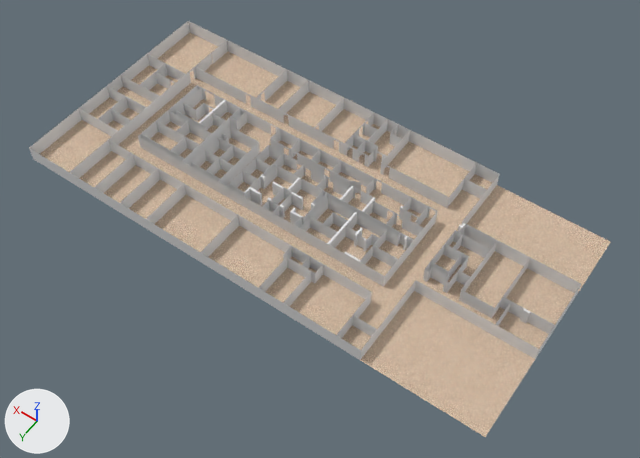
The Blender file models/bo-f1/bolin-f1.blend as it was, and as the next commit left it.
Before and after are seen from a 50 mm camera at (-317.0, 430.0, 637.0) aimed at (-22.0, 16.0, -12.0). The lights are fixed; the arrows at lower left show +X, +Y and +Z.

Script lines for the objects in view, before the commit:
```python
me_plane_001 = bpy.data.meshes.new('Plane.001')
me_plane_001.from_pydata(...)  # 746 vertices, 524 faces; spans x -1.0..1.0, y -1.0..1.0, z 0.0..16.0
# faces by material slot: [92, 412, 20]
me_plane_001.materials.append(mat_floors)  # picture img_floor_jpg
me_plane_001.materials.append(mat_walls)  # its picture is missing
me_plane_001.materials.append(mat_blank)  # white #e7e7e7
ob_bolinf1 = bpy.data.objects.new('Bolinf1', me_plane_001)
ob_bolinf1.location = (0.0, 0.0, 0.0)
ob_bolinf1.scale = (249.0, 116.0, 1.0)
```
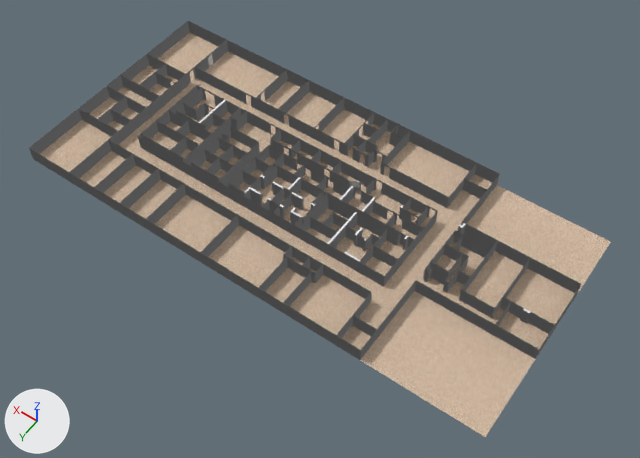
Where the change shows, as pixel boxes [x1, y1, x2, y2] in the pictures (640 x 458 px):
```json
{"part": 1, "of": "me_plane_001", "change": "added", "after": [138, 85, 438, 287]}
{"part": 2, "of": "me_plane_001", "change": "added", "after": [29, 21, 581, 360]}
{"part": 3, "of": "me_plane_001", "change": "surface changed", "before": [29, 21, 608, 431], "after": [40, 33, 608, 431]}
```

Scene script edits in JSON lines:
```json
{"block": "me_plane_001", "where": "# used by ob_bolinf1; location = (0.0, 0.0, 0.0); scale = (249.0, 116.0, 1.0)"}
{"op": "remove", "block": "me_plane_001", "code": "me_plane_001.from_pydata(...)  # 746 vertices, 524 faces; spans x -1.0..1.0, y -1.0..1.0, z 0.0..16.0"}
{"op": "add", "block": "me_plane_001", "code": "me_plane_001.from_pydata(...)  # 1489 vertices, 936 faces; spans x -1.0..1.0, y -1.0..1.0, z 0.0..16.0"}
{"block": "me_plane_001", "change": "me_plane_001 part 1: a new loose piece of 435 vertices spanning x -0.4..0.7, y -0.4..0.4, z 0.0..16.0, in mat_walls (its picture is missing)"}
{"block": "me_plane_001", "change": "me_plane_001 part 2: a new loose piece of 308 vertices spanning x -1.0..1.0, y -1.0..1.0, z 0.0..16.0, in mat_walls (its picture is missing)"}
{"block": "me_plane_001", "change": "me_plane_001 part 3: 504 kept faces spanning x -1.0..1.0, y -1.0..1.0, z 0.0..16.0 get new texture (UV) coordinates"}
```
